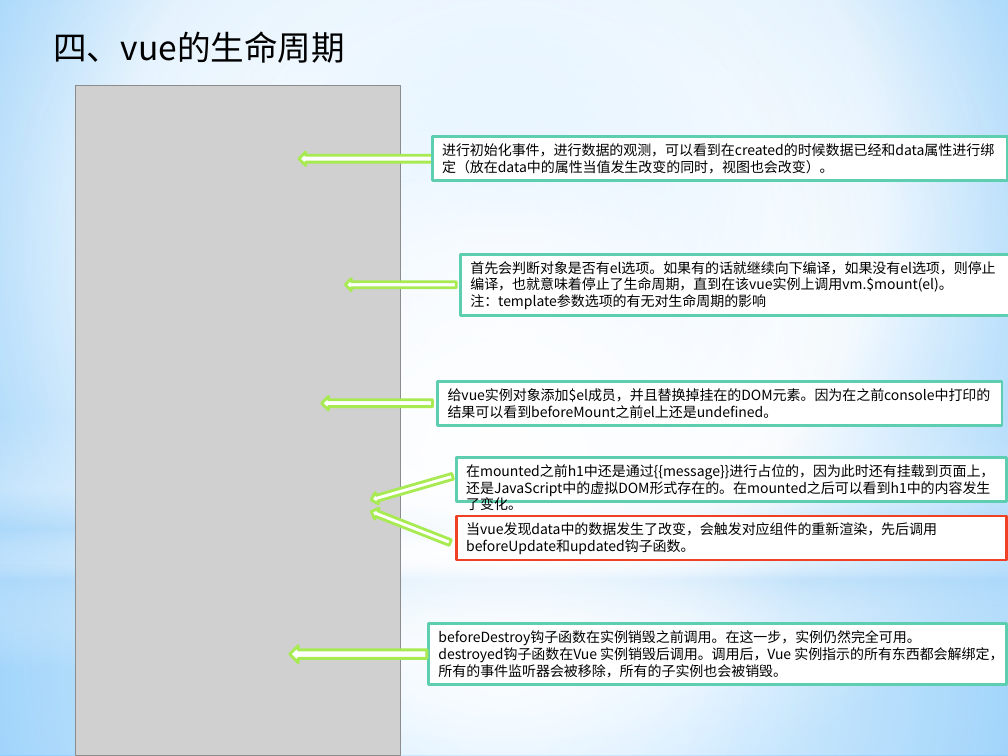
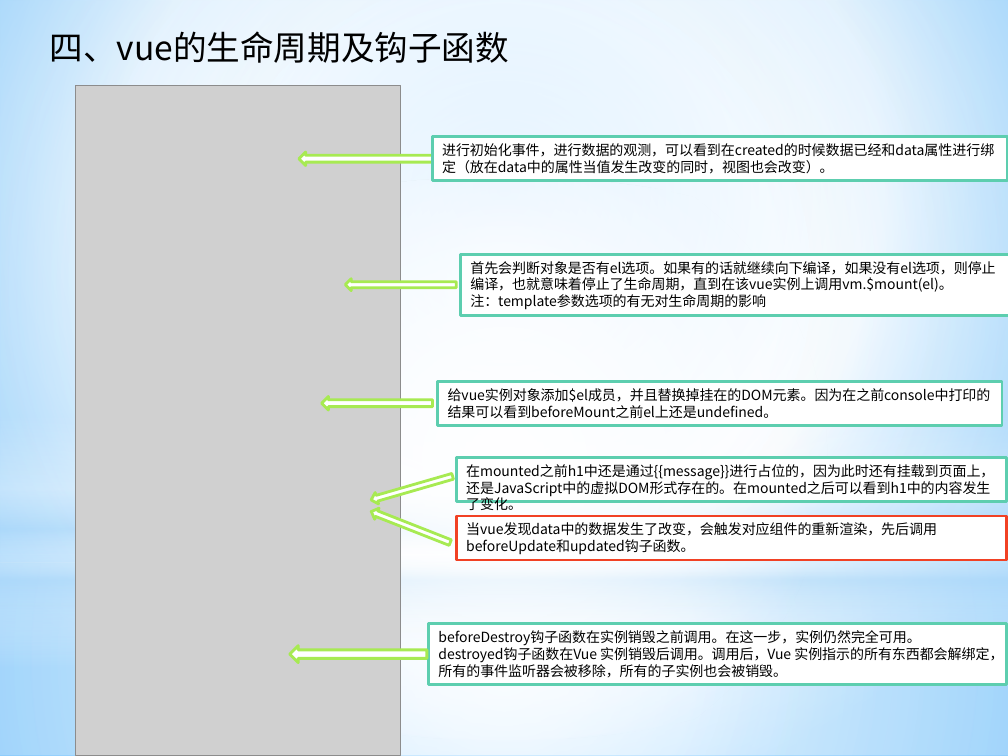
Before and after one commit to ManBaAQiang/vueProject, a slide deck: slide 10 of vue初探.pptx. Drawn at 1008x756 pixels with LibreOffice and Linux fonts; fonts in the diff are those of the drawing; grey boxes stand for pictures. Boxes give left, top, right and bottom in pixels: in the first picture for what was removed or moved away, otherwise in the second. Text is boxed around its words. In the diff, an @@ line names an element or a change of style, - is before the commit and + after.

```diff
--- a/vue初探.pptx
+++ b/vue初探.pptx
@@ text at (49,31,509,63): text changed @@
-四、vue的生命周期
+四、vue的生命周期及钩子函数
```
Also in this commit, not shown: 5 other slides changed.
